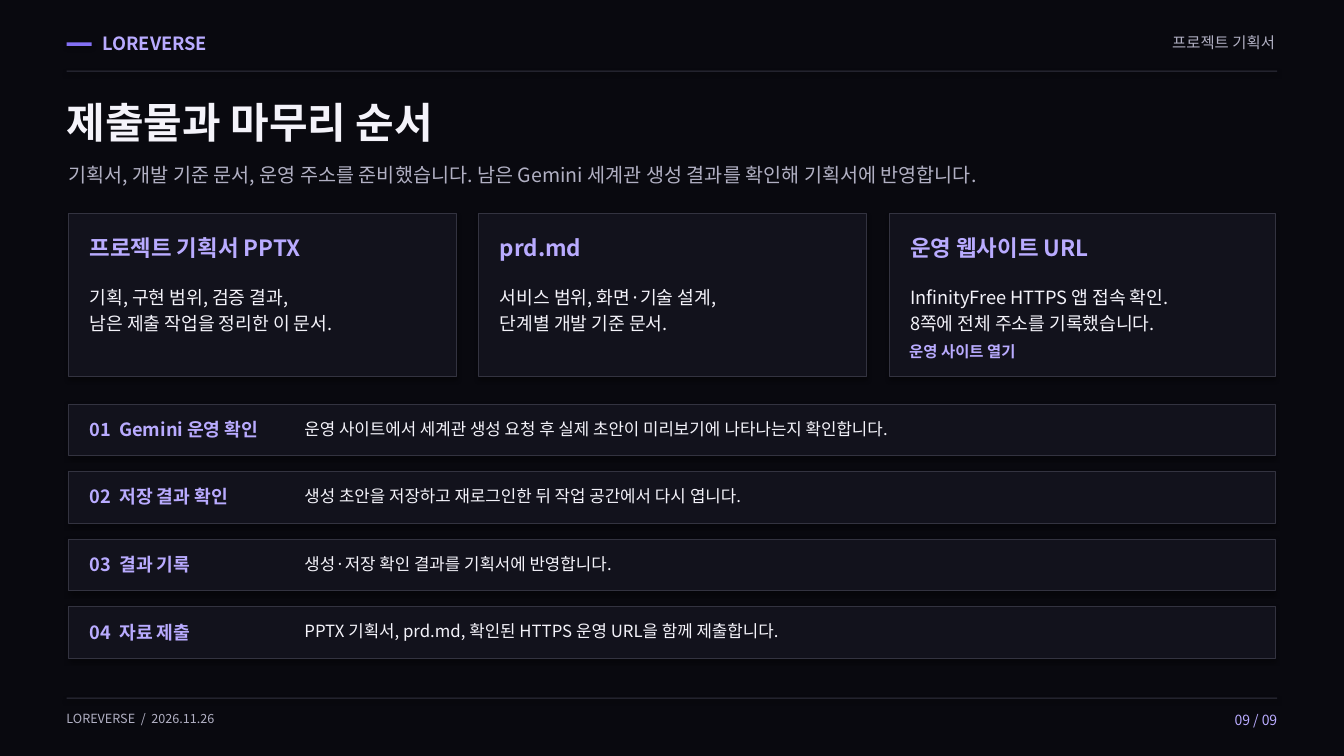
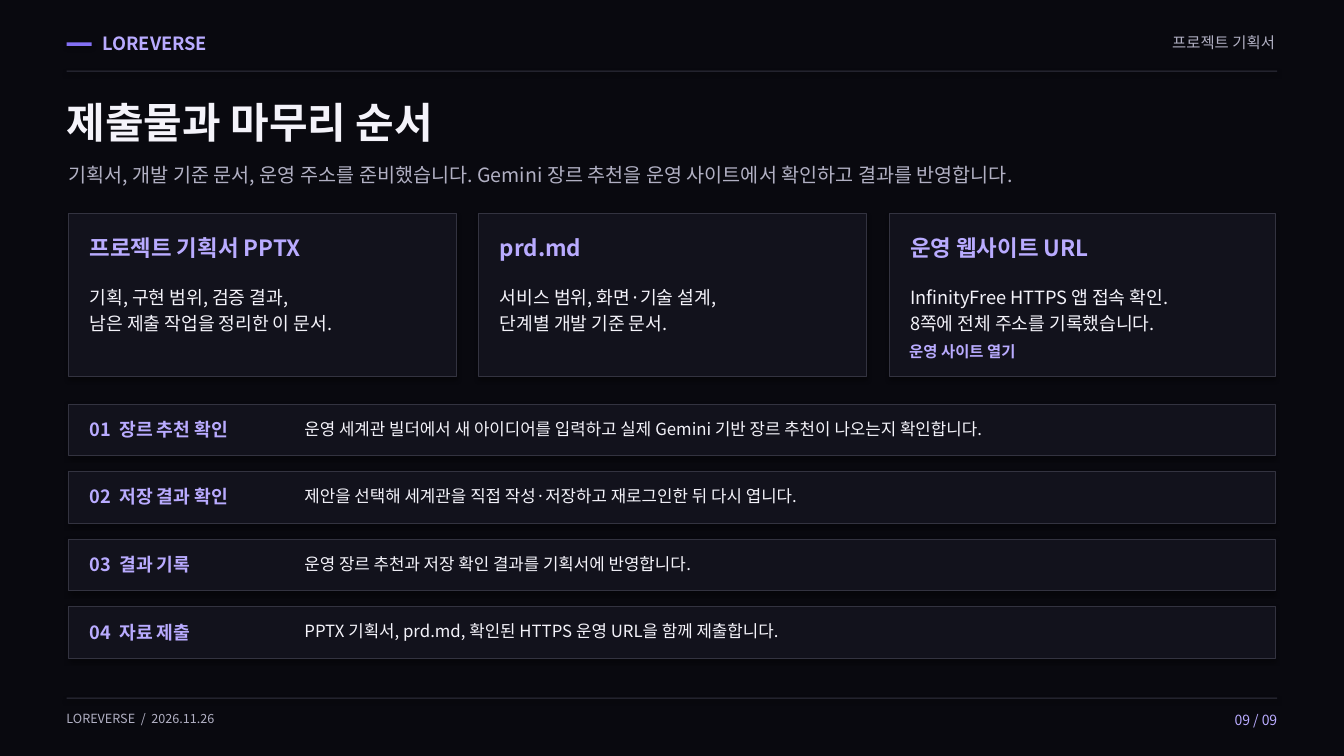
Before and after one commit to 05SUA/-, a slide deck: slide 9 of LOREVERSE/submission/LOREVERSE-project-plan.pptx. Drawn at 1344x756 pixels with LibreOffice and Linux fonts; fonts in the diff are those of the drawing. Boxes give left, top, right and bottom in pixels: in the first picture for what was removed or moved away, otherwise in the second. Text is boxed around its words. In the diff, an @@ line names an element or a change of style, - is before the commit and + after.

```diff
--- a/LOREVERSE/submission/LOREVERSE-project-plan.pptx
+++ b/LOREVERSE/submission/LOREVERSE-project-plan.pptx
@@ text at (68,165,1013,186): text changed @@
-기획서, 개발 기준 문서, 운영 주소를 준비했습니다. 남은 Gemini 세계관 생성 결과를 확인해 기획서에 반영합니다.
+기획서, 개발 기준 문서, 운영 주소를 준비했습니다. Gemini 장르 추천을 운영 사이트에서 확인하고 결과를 반영합니다.
@@ text at (90,420,227,438): text changed @@
-01 Gemini 운영 확인
+01 장르 추천 확인
@@ text at (304,421,982,437): text changed @@
-운영 사이트에서 세계관 생성 요청 후 실제 초안이 미리보기에 나타나는지 확인합니다.
+운영 세계관 빌더에서 새 아이디어를 입력하고 실제 Gemini 기반 장르 추천이 나오는지 확인합니다.
@@ text at (304,488,797,504): text changed @@
-생성 초안을 저장하고 재로그인한 뒤 작업 공간에서 다시 엽니다.
+제안을 선택해 세계관을 직접 작성·저장하고 재로그인한 뒤 다시 엽니다.
@@ text at (304,556,691,572): text changed @@
-생성·저장 확인 결과를 기획서에 반영합니다.
+운영 장르 추천과 저장 확인 결과를 기획서에 반영합니다.
```
Also in this commit, not shown: 4 other slides changed, 10 other files.
